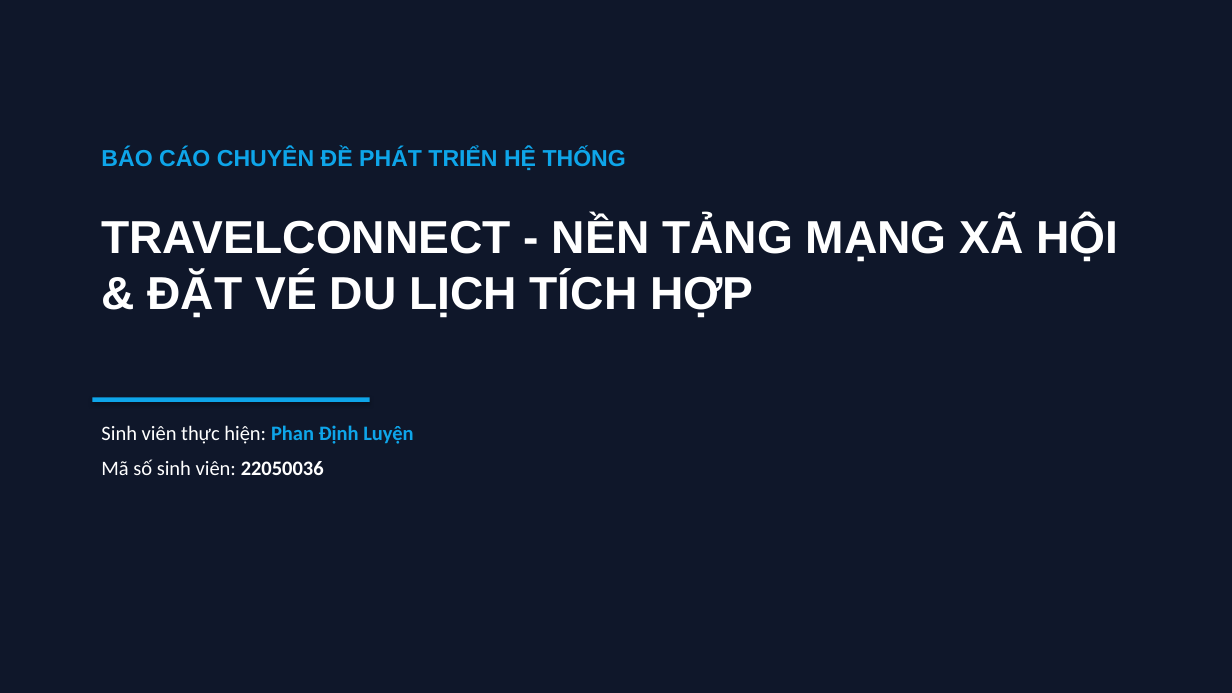
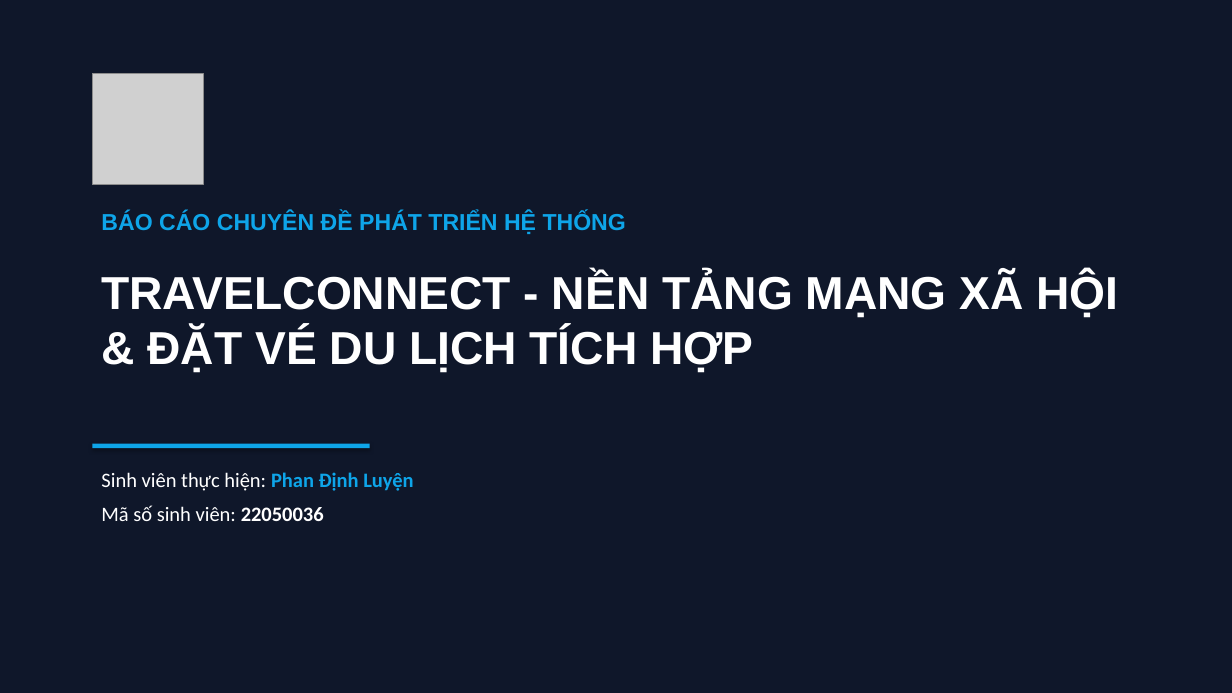
Before and after one commit to anhlalyn/TravelConnect, a slide deck: slide 1 of docs/TravelConnect_Slides.pptx. Drawn at 1232x693 pixels with LibreOffice and Linux fonts; fonts in the diff are those of the drawing; grey boxes stand for pictures. Boxes give left, top, right and bottom in pixels: in the first picture for what was removed or moved away, otherwise in the second. Text is boxed around its words. In the diff, an @@ line names an element or a change of style, - is before the commit and + after.

Commit message:
Docs: Update PowerPoint slides with project logo, database ERD, and UI screenshots

```diff
--- a/docs/TravelConnect_Slides.pptx
+++ b/docs/TravelConnect_Slides.pptx
@@ picture added at (92,74,203,185) @@
@@ text "BÁO CÁO CHUYÊN ĐỀ PHÁT ...": place and size @@
-text "BÁO CÁO CHUYÊN ĐỀ PHÁT ..." at (101,147,626,170)
+text "BÁO CÁO CHUYÊN ĐỀ PHÁT ..." at (101,212,626,234)
@@ text "TRAVELCONNECT - NỀN TẢNG MẠNG ...": place and size @@
-text "TRAVELCONNECT - NỀN TẢNG MẠNG ..." at (101,217,1119,318)
+text "TRAVELCONNECT - NỀN TẢNG MẠNG ..." at (101,273,1119,373)
@@ rectangle: place and size @@
-rectangle at (92,397,370,402)
+rectangle at (92,444,370,448)
@@ text "Sinh viên thực hiện: Phan ...": place and size @@
-text "Sinh viên thực hiện: Phan ..." at (101,425,413,475)
+text "Sinh viên thực hiện: Phan ..." at (101,472,413,521)
```
Also in this commit, not shown: 7 other slides changed, 1 slide added, 1 slide removed, 1 other file.
